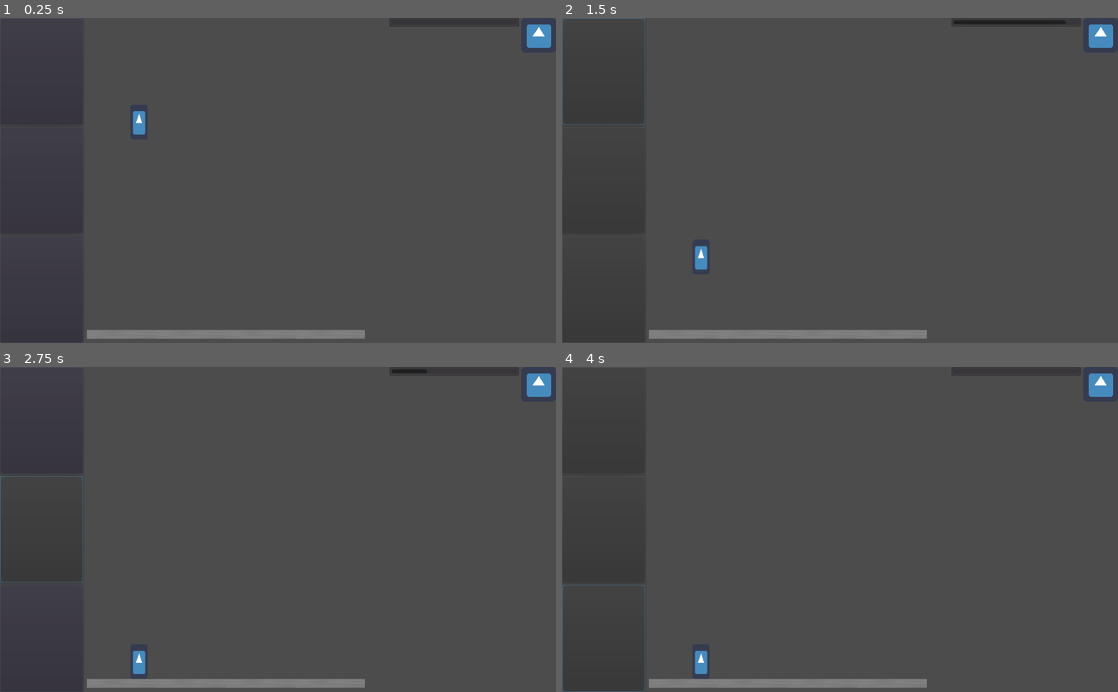
Above: before the commit, frames 1-4 (two rows, left to right).
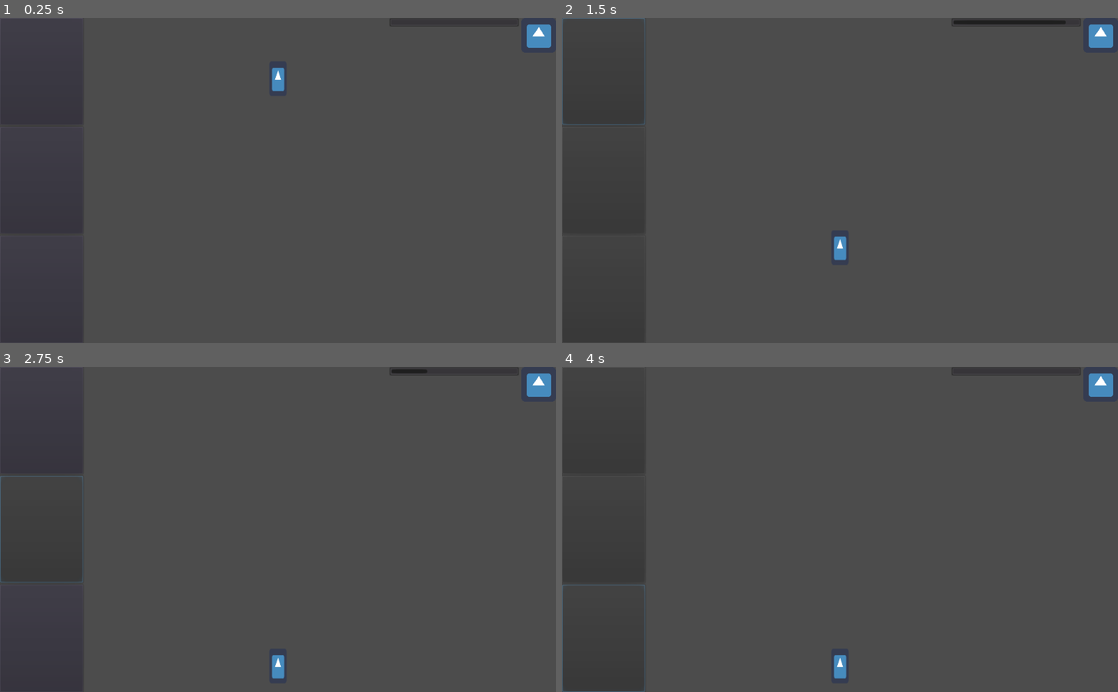
Above: after the commit, the same moments.

Repository: iniyanijoseph/Gravity
Game: Godot game, scene res://Main.tscn
The game is run twice, just before and just after one commit, with the same random seed, the same clock (stepped at 60 frames per second) and the same inputs. The engine's default icon, where the game draws it, is replaced by a stand-in: a white triangle on a blue panel in a dark square.
Inputs (mouse positions are in pixels of both pictures, inside the frame that each line leads up to):
- Up to frame 1 (0.25 s): no input
- Up to frame 2 (1.5 s): click (600, 70) at 0.5 s
- Up to frame 3 (2.75 s): click (38, 529) at 2 s
- Up to frame 4 (4 s): click (600, 640) at 2.75 s; tap Enter at 3.5 s

The runs differ from the first frame. In frame 1, 1.7% of the frame differs, in the area x 15-66%, y 15-99%; in frame 2, 1.7%, in the area x 15-66%, y 67-99%; in frame 3, 1.7%; in frame 4, 1.7%.

Commit message:
Add Infinite Floor and Make Slam y-axis only

Diff:
--- a/ActionController/ActionController.gd
+++ b/ActionController/ActionController.gd
@@ -1,4 +1,4 @@
-extends Control
+extends CanvasLayer
 
 onready var actionTriggers : VBoxContainer = $ActionTriggers
 onready var pointsBar : ProgressBar = $HBoxContainer/ProgressBar
--- a/ActionController/ActionController.tscn
+++ b/ActionController/ActionController.tscn
@@ -1,15 +1,11 @@
-[gd_scene load_steps=6 format=2]
+[gd_scene load_steps=5 format=2]
 
 [ext_resource path="res://icon.png" type="Texture" id=1]
-[ext_resource path="res://GlobalTheme.tres" type="Theme" id=2]
 [ext_resource path="res://ActionController/ActionController.gd" type="Script" id=3]
 [ext_resource path="res://ActionController/ActionButton/ActionButton.tscn" type="PackedScene" id=4]
 [ext_resource path="res://ActionController/ActionControllerButtonGroups.tres" type="ButtonGroup" id=5]
 
-[node name="ActionController" type="Control"]
-anchor_right = 1.0
-anchor_bottom = 1.0
-theme = ExtResource( 2 )
+[node name="ActionController" type="CanvasLayer"]
 script = ExtResource( 3 )
 
 [node name="ActionTriggers" type="VBoxContainer" parent="."]
--- a/Main.tscn
+++ b/Main.tscn
@@ -2,27 +2,35 @@
 
 [ext_resource path="res://ActionController/ActionController.tscn" type="PackedScene" id=1]
 [ext_resource path="res://Player/Player.tscn" type="PackedScene" id=2]
-[ext_resource path="res://Platform/Platform.tscn" type="PackedScene" id=3]
+[ext_resource path="res://Platform/Floor/Floor.tscn" type="PackedScene" id=3]
 
 [node name="Main" type="Node2D"]
 
 [node name="Player" parent="." instance=ExtResource( 2 )]
-position = Vector2( 256, 192 )
+position = Vector2( 208, 112 )
 
 [node name="ActionController" parent="." instance=ExtResource( 1 )]
-anchor_right = 0.0
-anchor_bottom = 0.0
-margin_right = 1024.0
-margin_bottom = 600.0
 
-[node name="Platform" parent="." instance=ExtResource( 3 )]
-position = Vector2( 224, 584 )
+[node name="Floor" parent="." instance=ExtResource( 3 )]
+position = Vector2( 216, 592 )
 
-[node name="Platform2" parent="." instance=ExtResource( 3 )]
-position = Vector2( 608, 584 )
+[node name="Floor2" parent="." instance=ExtResource( 3 )]
+position = Vector2( 344, 592 )
 
-[node name="Platform3" parent="." instance=ExtResource( 3 )]
-position = Vector2( 480, 584 )
+[node name="Floor3" parent="." instance=ExtResource( 3 )]
+position = Vector2( 472, 592 )
 
-[node name="Platform4" parent="." instance=ExtResource( 3 )]
-position = Vector2( 352, 584 )
+[node name="Floor4" parent="." instance=ExtResource( 3 )]
+position = Vector2( 600, 592 )
+
+[node name="Floor5" parent="." instance=ExtResource( 3 )]
+position = Vector2( 728, 592 )
+
+[node name="Floor6" parent="." instance=ExtResource( 3 )]
+position = Vector2( 856, 592 )
+
+[node name="Floor7" parent="." instance=ExtResource( 3 )]
+position = Vector2( 984, 592 )
+
+[node name="Floor8" parent="." instance=ExtResource( 3 )]
+position = Vector2( 1112, 592 )
--- /dev/null
+++ b/Platform/Floor/Floor.gd
@@ -0,0 +1,8 @@
+extends StaticBody2D
+
+onready var floorScene = load("res://Platform/Floor/Floor.tscn")
+
+func _on_VisibilityNotifier2D_screen_exited():
+	var child : StaticBody2D = floorScene.instance()
+	child.position = global_position + Vector2(1024, 0)
+	get_parent().call_deferred("add_child", child)
--- /dev/null
+++ b/Platform/Floor/Floor.tscn
@@ -0,0 +1,27 @@
+[gd_scene load_steps=5 format=2]
+
+[ext_resource path="res://Platform/Floor/Floor.gd" type="Script" id=2]
+
+[sub_resource type="RectangleShape2D" id=1]
+extents = Vector2( 64, 8 )
+
+[sub_resource type="Gradient" id=2]
+
+[sub_resource type="GradientTexture2D" id=3]
+gradient = SubResource( 2 )
+
+[node name="Floor" type="StaticBody2D"]
+script = ExtResource( 2 )
+
+[node name="CollisionShape2D" type="CollisionShape2D" parent="."]
+shape = SubResource( 1 )
+
+[node name="VisibilityNotifier2D" type="VisibilityNotifier2D" parent="."]
+rect = Rect2( -64, -8, 128, 16 )
+
+[node name="Polygon2D" type="Polygon2D" parent="."]
+visible = false
+texture = SubResource( 3 )
+polygon = PoolVector2Array( -64, -8, -64, 8, 64, 8, 64, -8 )
+
+[connection signal="screen_exited" from="VisibilityNotifier2D" to="." method="_on_VisibilityNotifier2D_screen_exited"]
--- a/Platform/Platform.tscn
+++ b/Platform/Platform.tscn
@@ -4,10 +4,10 @@
 extents = Vector2( 64, 8 )
 
 [sub_resource type="OpenSimplexNoise" id=2]
-period = 9.0
 
 [sub_resource type="NoiseTexture" id=3]
-height = 16
+width = 64
+height = 32
 seamless = true
 noise = SubResource( 2 )
 
--- a/Player/Player.gd
+++ b/Player/Player.gd
@@ -12,7 +12,7 @@
 func slam():
 	var localFloor = floorFindRayCast.get_collision_point()
 	var tween = get_tree().create_tween()
-	tween.tween_property(self, "position", localFloor - floorFindRayCast.position, 1).\
+	tween.tween_property(self, "position:y", localFloor.y - floorFindRayCast.position.y, 1).\
 	set_trans(Tween.TRANS_QUINT).\
 	set_ease(Tween.EASE_IN)
 	yield(tween, "finished")
@@ -29,3 +29,6 @@
 # Call Whenever an action is complete to update player state
 func action_complete():
 	emit_signal("action_complete")
+
+func _physics_process(_delta):
+	var _q = move_and_slide(Vector2(200, 0), Vector2.UP)
--- a/Player/Player.tscn
+++ b/Player/Player.tscn
@@ -21,3 +21,8 @@
 position = Vector2( 0, 32 )
 enabled = true
 cast_to = Vector2( 0, 600 )
+
+[node name="Camera2D" type="Camera2D" parent="."]
+current = true
+limit_top = 0
+limit_bottom = 600
